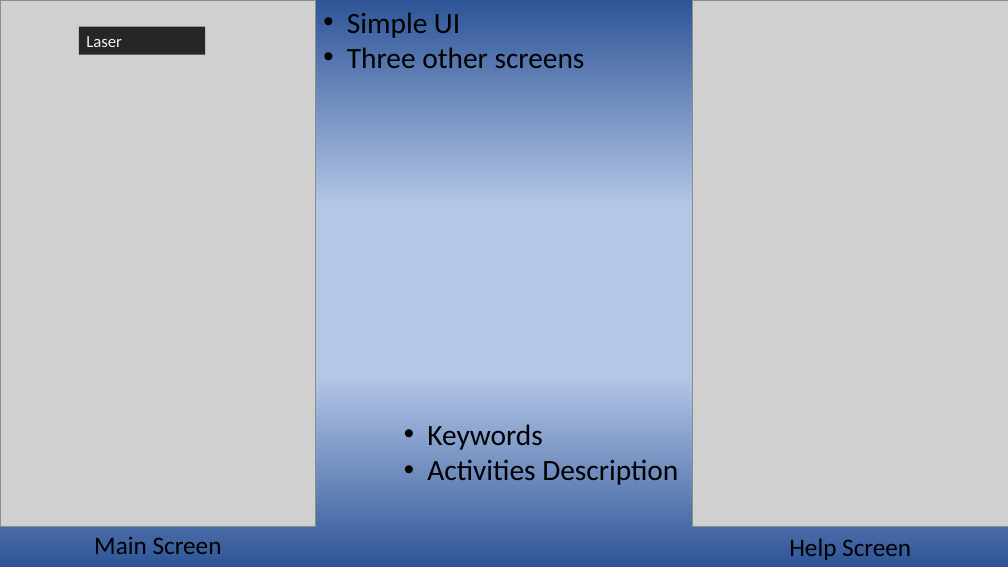
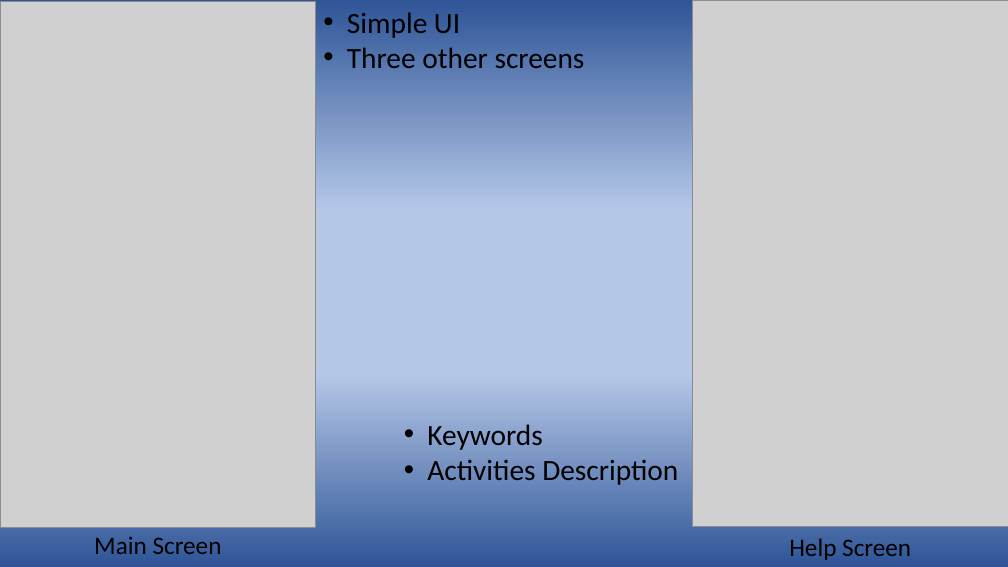
Before and after one commit to d-mariano/DeltaFountains, a slide deck: slide 9 of PresentDemo/Delta Fountains.pptx. Drawn at 1008x567 pixels with LibreOffice and Linux fonts; fonts in the diff are those of the drawing; grey boxes stand for pictures. Boxes give left, top, right and bottom in pixels: in the first picture for what was removed or moved away, otherwise in the second. Text is boxed around its words. In the diff, an @@ line names an element or a change of style, - is before the commit and + after.

```diff
--- a/PresentDemo/Delta Fountains.pptx
+++ b/PresentDemo/Delta Fountains.pptx
@@ rectangle removed at <box>79,26,205,54</box> @@
-Laser
```
Also in this commit, not shown: 1 slide added.
